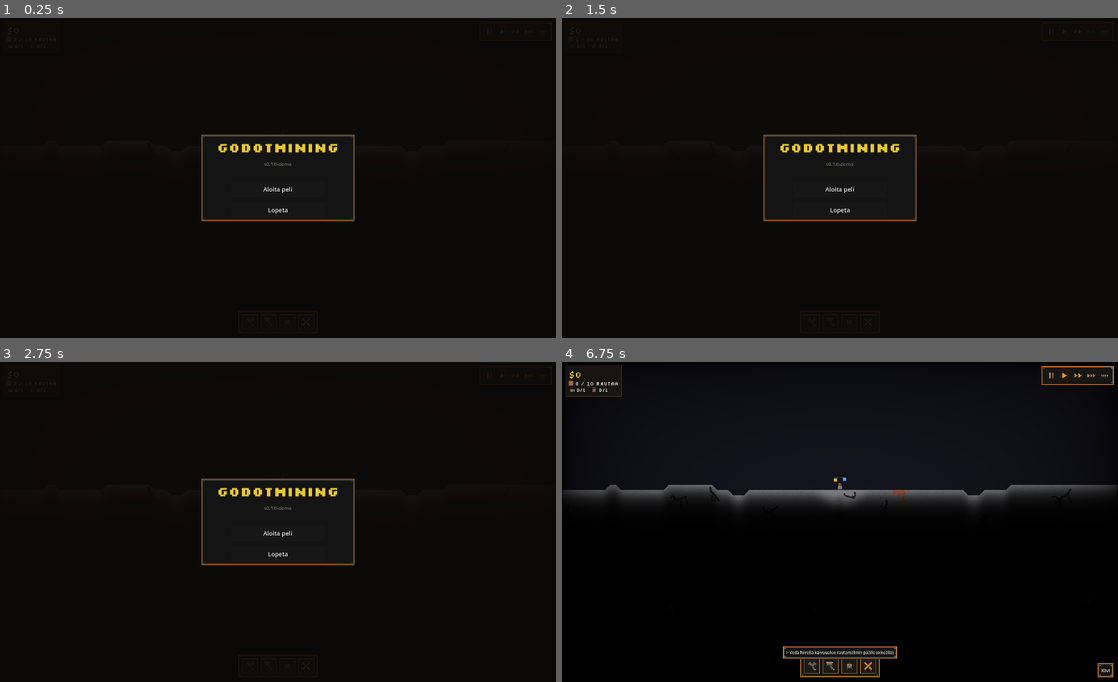
Above: before the commit, frames 1-4 (two rows, left to right).
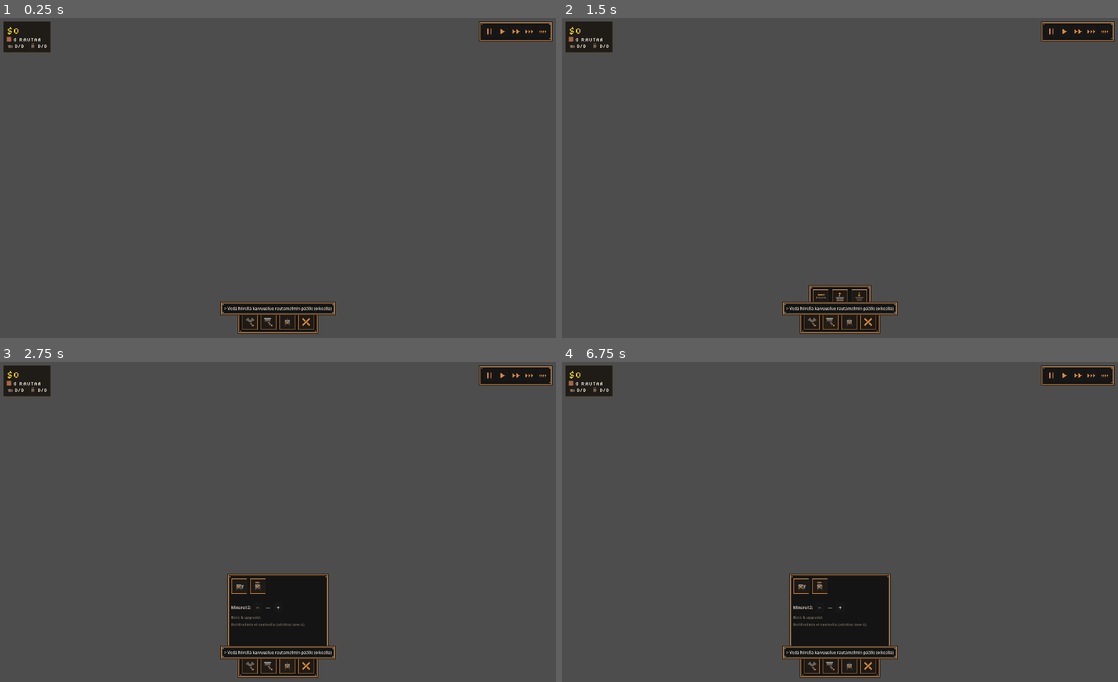
Above: after the commit, the same moments.

Repository: Orveli/GodotMining
Game: Godot game, scene res://scenes/main.tscn
Same seed, same stepped clock (60 frames per second), same inputs: the game is played once before the commit and once after it.
Inputs (mouse positions are in pixels of both pictures, inside the frame that each line leads up to):
- Up to frame 1 (0.25 s): no input
- Up to frame 2 (1.5 s): click (812, 322) at 0.5 s; click (828, 322) at 1.25 s
- Up to frame 3 (2.75 s): click (289, 666) at 2 s
- Up to frame 4 (6.75 s): click (1051, 374) at 2.77 s; click (1062, 374) at 3.52 s; click (1079, 374) at 4.27 s; click (1090, 374) at 5.02 s; click (1106, 374) at 5.77 s; click (840, 534) at 6.5 s, where only the run before the commit has a clickable "Aloita peli"

The runs differ from the first frame. In frame 1, 98% of the frame differs, in the area x 0-100%, y 0-100%; in frame 2, 97%; in frame 3, 94%; in frame 4, 92%.
Error before the commit: Out of bounds get index '1597440' (on base: 'PackedByteArray') (res://scripts/nav_grid.gd:116)
Error after the commit: Parse Error: Could not parse global class "BotManager" from "res://scripts/bot_manager.gd". (res://scripts/pixel_world.gd:270)

Commit message:
P3: bot_manager pikseliskannaus toroidaaliseksi (vacuum/pile/cell + reeval)
- _cell_solids / _dig_site_has_material / _find_pile / _vacuum: x-indeksointi wrap_x
- _reeval_cell x wrap
- v1-yksinkertaistus dokumentoitu: _find_pile_in_rect + _deposit_cargo_to_zone
  rect-skannaus clampaa saumaan (vyohykkeet basen lahella, kaukana saumasta)

Co-Authored-By: Claude Fable 5 <noreply@anthropic.com>
Claude-Session: https://claude.ai/code/session_013g8DmvZHFxxudy1PsX4hJo

Diff:
--- a/scripts/bot_manager.gd
+++ b/scripts/bot_manager.gd
@@ -1048,6 +1048,8 @@
 # Palauttaa montako px TOSIASIASSA kirjoitettiin ja vahentaa kuorman sen mukaan. Alueen
 # tayttyminen nakyy kutsujalle paluuarvona (placed < budget) -> _st_dump myy loput.
 # dump_target["rect"] = kohdealue.
+# PLANEETTA v1-YKSINKERTAISTUS: kirjoitusalue clampataan saumaan (ei wrappaa). Dump-vyohykkeet
+# ovat normaalisti basen lahella (keskella), kaukana saumasta -> hyvaksytty rajoite.
 func _deposit_cargo_to_zone(b: Bot, budget: int) -> int:
 	var rect: Rect2i = b.dump_target.get("rect", Rect2i())
 	if rect.size.x <= 0 or rect.size.y <= 0:
@@ -1233,9 +1235,8 @@
 			continue
 		var base_i := y * SIM_W
 		for xx in DCELL:
-			var x := x0 + xx
-			if x < 0 or x >= SIM_W:
-				continue
+			# x wrappaa sauman yli (yksittainen solu ei normaalisti ylita saumaa; wrap on turvallinen).
+			var x := PlanetGeom.wrap_x(x0 + xx, SIM_W)
 			var idx := base_i + x
 			if world.building_pixels.has(idx):
 				continue
@@ -1254,8 +1255,10 @@
 
 
 func _reeval_cell(dx: int, dy: int) -> void:
-	if dx < 0 or dx >= GW or dy < 0 or dy >= GH:
-		return
+	# x wrappaa (jaksollinen); vain y rajaa gridin ulkopuolen.
+	if dy < 0 or dy >= GH:
+		return
+	dx = PlanetGeom.wrap_x(dx, GW)
 	var d = world.desig
 	if d == null or d.cells.size() < GW * GH:
 		return
@@ -1305,9 +1308,9 @@
 	var y := top
 	while y < maxy:
 		var base_i := y * SIM_W
-		for x in range(x0, x1):
-			if x < 0 or x >= SIM_W:
-				continue
+		for xs in range(x0, x1):
+			# x wrappaa sauman yli (skannausikkuna voi ylittaa sauman reunasoluissa).
+			var x := PlanetGeom.wrap_x(xs, SIM_W)
 			var mat: int = world.grid[base_i + x]
 			if _granular_lut[mat] == 1:
 				found += 1
@@ -1319,7 +1322,10 @@
 
 # Etsi kasa mielivaltaiselta suorakulmiolta (pickup-vyohyke). filter_mask rajaa poimittavat
 # materiaalit (0 = kaikki granulaarit). Palauttaa { "count": int, "pos": Vector2 (massakeskipiste) }.
-func _find_pile_in_rect(rect: Rect2i, filter_mask: int) -> Dictionary:
+# PLANEETTA v1-YKSINKERTAISTUS: rect-skannaus clampataan saumaan (x0=max(0), x1=min(SIM_W)) eika
+# wrappaa, ja massakeskipiste (sx/count) on ei-wrappaava. Sauman yli vedetty pickup-vyohyke
+# aliarvioi kasan reunalla. Normaalipelissa vyohykkeet ovat basen lahella (keskella, x~2048),
+# kaukana saumasta -> hyvaksytty rajoite (speksi 3/P3 kohta 3). Bot-LIIKE/A*/imu wrapaavat oikein.
 	var y0 := maxi(rect.position.y, 0)
 	var y1 := mini(rect.position.y + rect.size.y, SIM_H)
 	var x0 := maxi(rect.position.x, 0)
@@ -1436,9 +1442,8 @@
 				return picked
 			if ox * ox + oy * oy > r2:
 				continue
-			var x := cx + ox
-			if x < 0 or x >= SIM_W:
-				continue
+			# x wrappaa sauman yli (imusade voi ylittaa sauman kun botti on lahella reunaa).
+			var x := PlanetGeom.wrap_x(cx + ox, SIM_W)
 			var idx := base_i + x
 			if world.building_pixels.has(idx):
 				continue
@@ -1498,9 +1503,10 @@
 		var base_i := y * SIM_W
 		var row_gran := 0
 		var row_floor := false
-		for x in range(x0, x1):
-			if x < 0 or x >= SIM_W:
-				continue
+		for xs in range(x0, x1):
+			# x wrappaa sauman yli (levennetty skannausikkuna voi ylittaa sauman reunasoluissa).
+			# Oman sarakkeen testi (cx0..cx1) toimii wrapatulla x:lla molemmin puolin saumaa.
+			var x := PlanetGeom.wrap_x(xs, SIM_W)
 			var idx := base_i + x
 			var mat: int = world.grid[idx]
 			if _granular_lut[mat] == 1:
